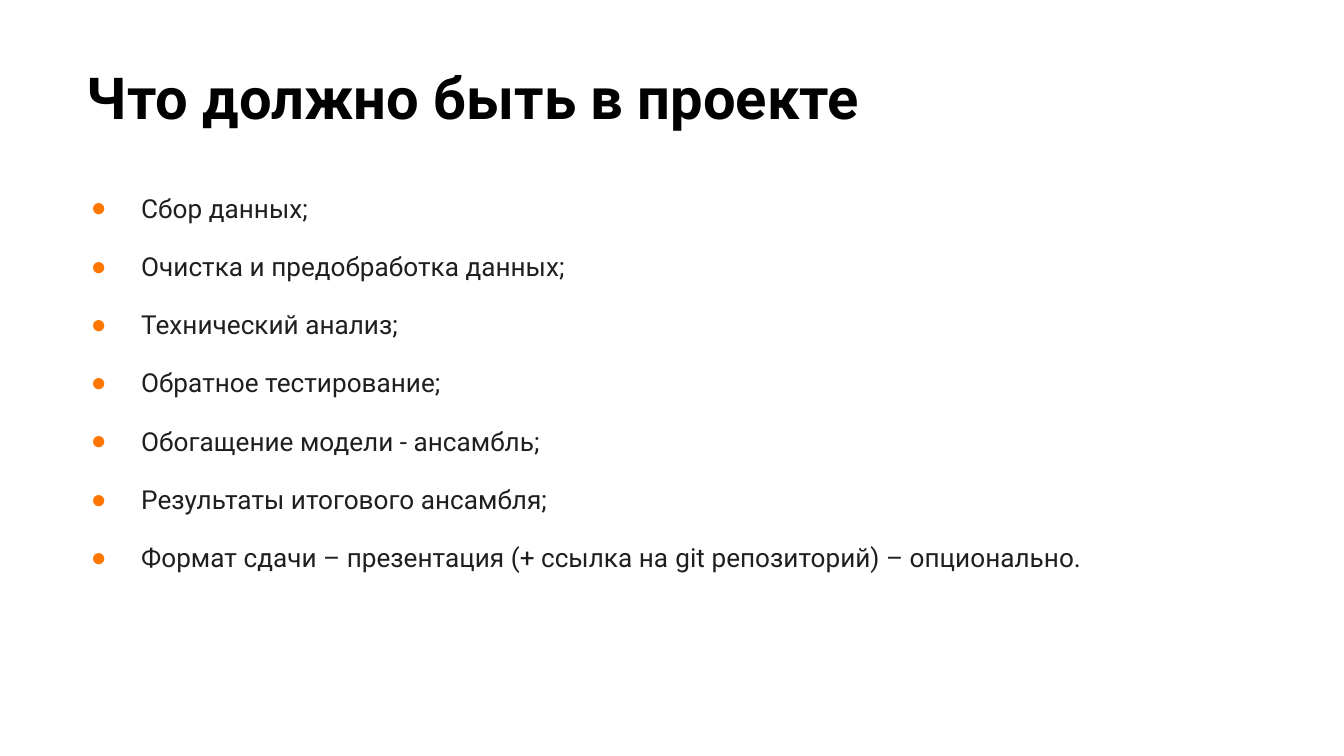
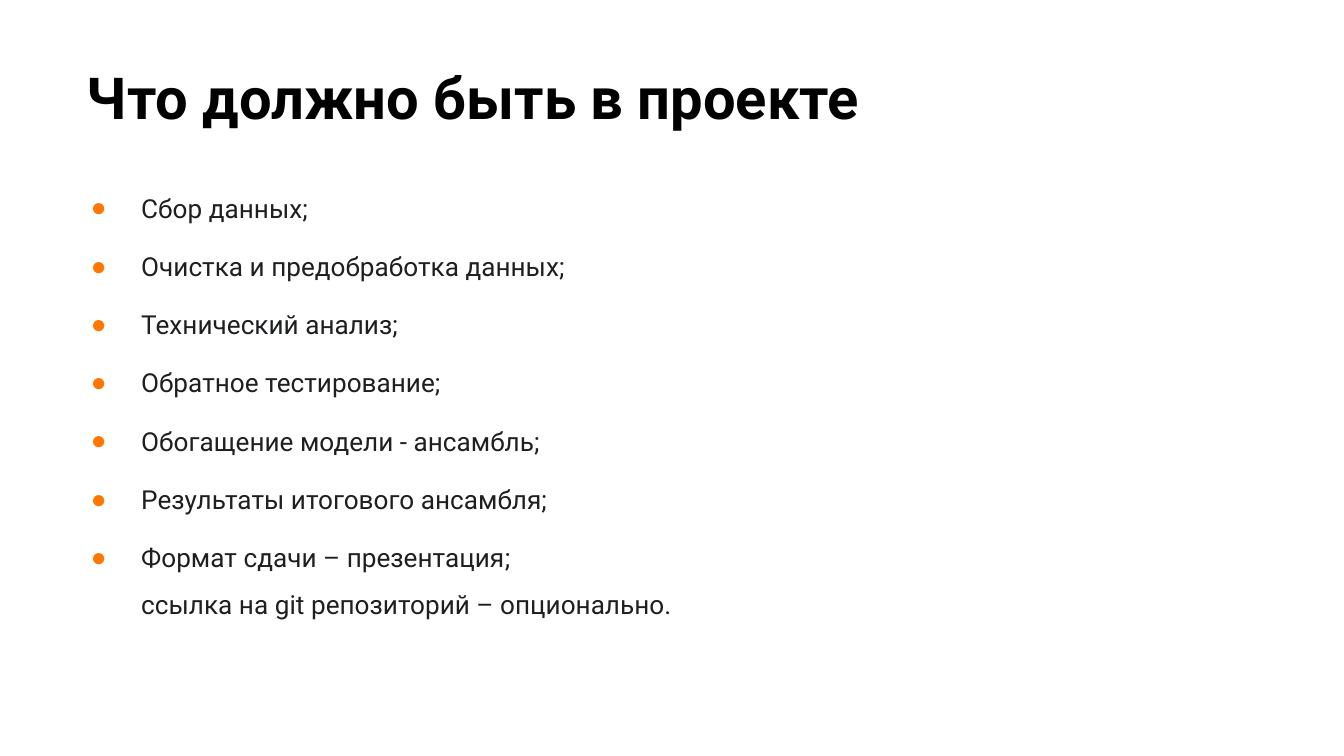
Before and after one commit to stureiko/Otus_lectures, a slide deck: slide 9 of FinML/Course-project/Course project.pptx. Drawn at 1344x756 pixels with LibreOffice and Linux fonts; fonts in the diff are those of the drawing; background and template pictures are left out. Boxes give left, top, right and bottom in pixels: in the first picture for what was removed or moved away, otherwise in the second. Text is boxed around its words. In the diff, an @@ line names an element or a change of style, - is before the commit and + after.

```diff
--- a/FinML/Course-project/Course project.pptx
+++ b/FinML/Course-project/Course project.pptx
@@ text at (x1=141, y1=547, x2=671, y2=620): text changed @@
-● Формат сдачи – презентация (+ ссылка на git репозиторий) – опционально.
+● Формат сдачи – презентация;
+  ссылка на git репозиторий – опционально.
```
Also in this commit, not shown: 1 other slide changed, 37 other files.
